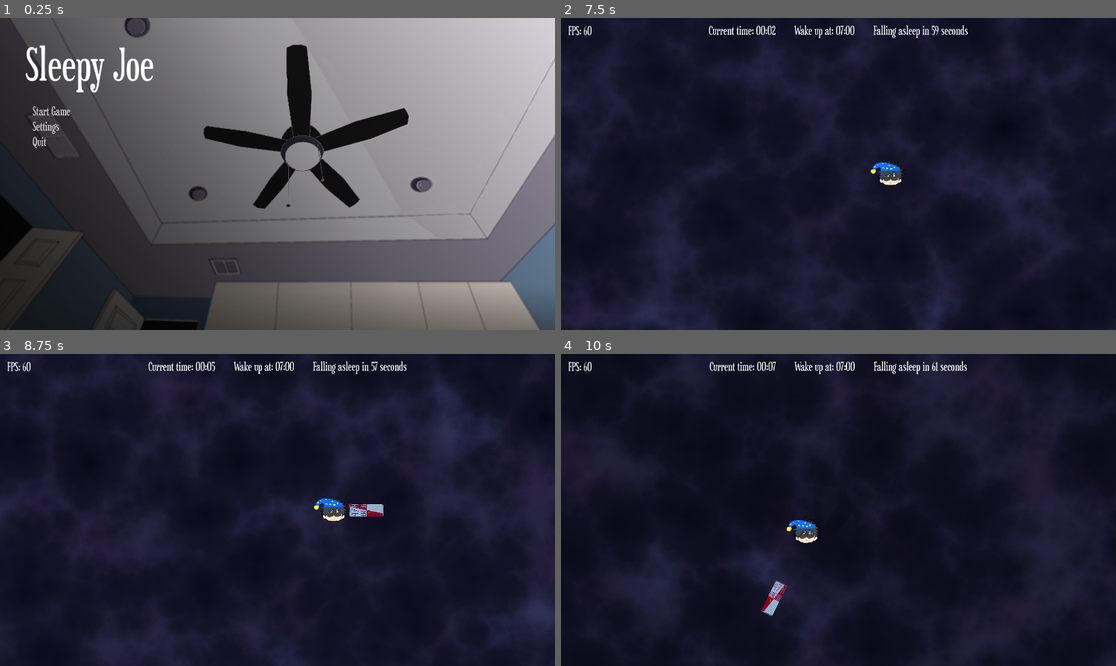
Above: before the commit, frames 1-4 (two rows, left to right).
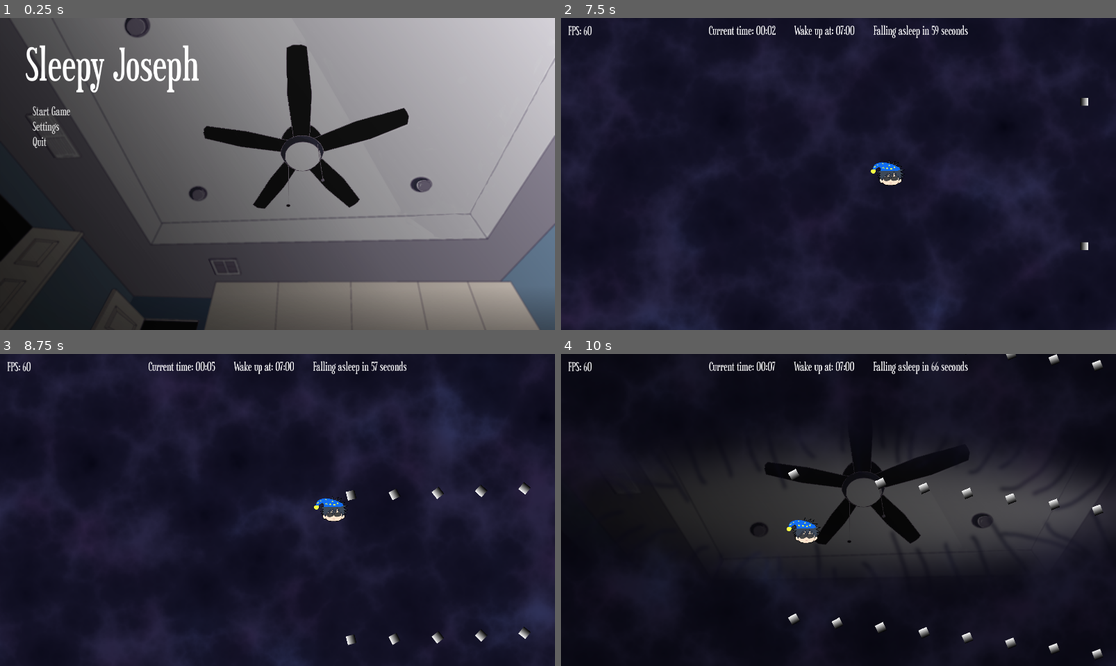
Above: after the commit, the same moments.

Repository: PatrikS24/GMTK26
Game: Godot game, scene res://state/main_state.tscn
Same seed, same stepped clock (60 frames per second), same inputs: the game is played once before the commit and once after it.
Inputs:
- Up to frame 1 (0.25 s): no input
- Up to frame 2 (7.5 s): click "Start Game" at 0.5 s; hold Up (ui_up) 1.28-2.78 s; tap Enter at 2.75 s; hold Left (ui_left) 2.78-4.28 s; tap Space at 3.5 s; hold Down (ui_down) 4.28-5.03 s; hold Right (ui_right) 5.03-5.78 s; hold Up (ui_up) 5.78-6.53 s; hold Right (ui_right) from 6.53 s (still down)
- Up to frame 3 (8.75 s): keep holding Right (ui_right)
- Up to frame 4 (10 s): release Right (ui_right) at 8.78 s; hold Down (ui_down) 8.78-9.53 s; hold Left (ui_left) from 9.53 s (still down)

The runs differ from the first frame. In frame 1, 0.5% of the frame differs, in the area x 25-36%, y 8-24%; in frame 2, less than 0.1%; in frame 3, 0.7%; in frame 4, 16%, in the area x 15-98%, y 0-98%.

Commit message:
aoe

Diff:
--- /dev/null
+++ b/aoe_attack.gd
@@ -0,0 +1,17 @@
+extends Attack
+
+
+func spawn_weapons():
+	var min_distance = 450
+	var distance = 1500
+	var weapons: Array[Weapon] = []
+	for i in range(weapons_per_attack):
+		var weapon = _create_weapon()
+		var rand_spawn_pos = manager.player.global_position + Vector2.from_angle(randf() * 2 * PI) * randi_range(min_distance, distance)
+		weapon.global_position = rand_spawn_pos
+		var valid := true
+		for aoe in weapons:
+			if (weapon.global_position - aoe.global_position).length() < 100:
+				weapon.queue_free()
+				valid = false
+		if valid: weapons.append(weapon)
--- /dev/null
+++ b/aoe_weapon.gd
@@ -0,0 +1,17 @@
+extends Weapon
+
+var player_in_area: Node2D
+
+func _physics_process(delta: float) -> void:
+	if player_in_area:
+		if player_in_area.has_method("get_countdown"):
+			apply_damage(player_in_area, delta)
+
+
+
+func _on_body_entered(body: Node2D) -> void:
+	player_in_area = body
+
+
+func _on_body_exited(body: Node2D) -> void:
+	player_in_area = null
--- /dev/null
+++ b/assets/shaders/aoe_shader.gdshader
@@ -0,0 +1,10 @@
+shader_type canvas_item;
+
+void fragment() {
+    // Convert atlas UV back to a local 0.0 - 1.0 range
+    vec2 local_uv = (UV - REGION_RECT.xy) / REGION_RECT.zw;
+
+    float len = length(local_uv - vec2(0.5, 0.5));
+	len = step(len, 0.5);
+    COLOR = vec4(len);
+}
--- a/attacks/aimed_attack.tscn
+++ b/attacks/aimed_attack.tscn
@@ -7,4 +7,4 @@
 [node name="AimedAttack" unique_id=1820580231 instance=ExtResource("1_xlvn6")]
 script = ExtResource("2_0vss4")
 weapon_type = ExtResource("3_4lw8r")
-weapons_per_attack = 16
+weapons_per_attack = 24
--- /dev/null
+++ b/attacks/aoe_attack.tscn
@@ -0,0 +1,10 @@
+[gd_scene format=3 uid="uid://cxwwd5fd8sla3"]
+
+[ext_resource type="PackedScene" uid="uid://wbehabgkpi3m" path="res://attacks/base_attack.tscn" id="1_fi4sj"]
+[ext_resource type="Script" uid="uid://b57ycxq0rtx1a" path="res://aoe_attack.gd" id="2_r52fu"]
+[ext_resource type="PackedScene" uid="uid://c15veq7qpajm8" path="res://attacks/weapons/aoe_weapon.tscn" id="3_r52fu"]
+
+[node name="AoeAttack" unique_id=1820580231 instance=ExtResource("1_fi4sj")]
+script = ExtResource("2_r52fu")
+weapon_type = ExtResource("3_r52fu")
+weapons_per_attack = 20
--- a/attacks/attack_manager.tscn
+++ b/attacks/attack_manager.tscn
@@ -5,10 +5,11 @@
 [ext_resource type="PackedScene" uid="uid://cagiqt8h6ttab" path="res://attacks/homeing_attack.tscn" id="3_y5f0i"]
 [ext_resource type="PackedScene" uid="uid://c78jj0wpn8527" path="res://attacks/wave_attack.tscn" id="4_7pmqf"]
 [ext_resource type="PackedScene" uid="uid://7ravxterucx1" path="res://attacks/laser_attack.tscn" id="5_7pmqf"]
+[ext_resource type="PackedScene" uid="uid://cxwwd5fd8sla3" path="res://attacks/aoe_attack.tscn" id="6_eekh4"]
 
 [node name="AttackManager" type="Node" unique_id=976077207 node_paths=PackedStringArray("attacks")]
 script = ExtResource("1_ovlrm")
-attacks = [NodePath("Attacks/AimedAttack"), NodePath("Attacks/HomeingAttack"), NodePath("Attacks/WaveAttack"), NodePath("Attacks/LaserAttack")]
+attacks = [NodePath("Attacks/AimedAttack"), NodePath("Attacks/HomeingAttack"), NodePath("Attacks/WaveAttack"), NodePath("Attacks/LaserAttack"), NodePath("Attacks/AoeAttack")]
 
 [node name="Attacks" type="Node" parent="." unique_id=1975528073]
 
@@ -24,7 +25,10 @@
 [node name="LaserAttack" parent="Attacks" unique_id=1611139145 node_paths=PackedStringArray("manager") instance=ExtResource("5_7pmqf")]
 manager = NodePath("../..")
 
+[node name="AoeAttack" parent="Attacks" unique_id=1834953694 node_paths=PackedStringArray("manager") instance=ExtResource("6_eekh4")]
+manager = NodePath("../..")
+
 [node name="DoNewAttackTimer" type="Timer" parent="." unique_id=478730614]
-wait_time = 5.0
+wait_time = 3.5
 
 [connection signal="timeout" from="DoNewAttackTimer" to="." method="_on_do_new_attack_timer_timeout"]
--- a/attacks/homeing_attack.tscn
+++ b/attacks/homeing_attack.tscn
@@ -7,3 +7,4 @@
 [node name="HomeingAttack" unique_id=1820580231 instance=ExtResource("1_fjc0a")]
 script = ExtResource("2_lgo1b")
 weapon_type = ExtResource("3_lgo1b")
+weapons_per_attack = 6
--- a/attacks/weapons/aimed_weapon.tscn
+++ b/attacks/weapons/aimed_weapon.tscn
@@ -1,20 +1,21 @@
 [gd_scene format=3 uid="uid://bo2g1yv257edc"]
 
 [ext_resource type="PackedScene" uid="uid://dmyyllapefm3q" path="res://attacks/weapons/base_weapon.tscn" id="1_ag5uw"]
+[ext_resource type="Script" uid="uid://4eoe7wcwu3hc" path="res://attacks/weapons/spinning_sprite.gd" id="3_5ei4w"]
+[ext_resource type="Texture2D" uid="uid://csn2r2o4qw181" path="res://assets/sprites/iphone.png" id="3_hpa3h"]
 
 [sub_resource type="RectangleShape2D" id="RectangleShape2D_ag5uw"]
-size = Vector2(64.465, 64.03)
-
-[sub_resource type="Gradient" id="Gradient_5714o"]
-offsets = PackedFloat32Array(0, 0.46385542)
-
-[sub_resource type="GradientTexture2D" id="GradientTexture2D_gibtk"]
-gradient = SubResource("Gradient_5714o")
+size = Vector2(38.35005, 90.13371)
 
 [node name="AimedWeapon" unique_id=1300584643 instance=ExtResource("1_ag5uw")]
+speed = 175.0
 
 [node name="CollisionShape2D" parent="." index="0" unique_id=1645104309]
+position = Vector2(-0.9587522, -0.95886797)
 shape = SubResource("RectangleShape2D_ag5uw")
 
 [node name="Sprite2D" parent="." index="1" unique_id=1983737595]
-texture = SubResource("GradientTexture2D_gibtk")
+position = Vector2(8.628761, 0)
+scale = Vector2(0.225, 0.225)
+texture = ExtResource("3_hpa3h")
+script = ExtResource("3_5ei4w")
--- /dev/null
+++ b/attacks/weapons/aoe_shader.gdshader
@@ -0,0 +1,8 @@
+shader_type canvas_item;
+
+
+void fragment() {
+
+	float len = length(UV - vec2(0.5, 0.5));
+	COLOR = vec4(len, len, len, 1.0);
+}
--- /dev/null
+++ b/attacks/weapons/aoe_shader.tres
@@ -0,0 +1,5 @@
+[gd_resource type="VisualShader" format=3 uid="uid://dbvh0gosg6rv1"]
+
+[resource]
+mode = 1
+flags/light_only = false
--- /dev/null
+++ b/attacks/weapons/aoe_weapon.tscn
@@ -0,0 +1,42 @@
+[gd_scene format=3 uid="uid://c15veq7qpajm8"]
+
+[ext_resource type="PackedScene" uid="uid://dmyyllapefm3q" path="res://attacks/weapons/base_weapon.tscn" id="1_tadcb"]
+[ext_resource type="Script" uid="uid://dtftmn578yqjh" path="res://aoe_weapon.gd" id="2_mnprn"]
+[ext_resource type="Texture2D" uid="uid://bcvtpt16f6h3b" path="res://assets/sprites/Speaker.png" id="3_g5det"]
+[ext_resource type="Script" uid="uid://cs5fivl2lu513" path="res://attacks/weapons/pulsing_size.gd" id="3_mnprn"]
+[ext_resource type="Shader" uid="uid://cl6tm3vfaudfi" path="res://assets/shaders/aoe_shader.gdshader" id="4_2gbmv"]
+
+[sub_resource type="CircleShape2D" id="CircleShape2D_givkh"]
+radius = 69.05673
+
+[sub_resource type="Curve" id="Curve_mnprn"]
+_limits = [1.0, 3.0, 0.0, 1.0]
+_data = [Vector2(0, 1), 0.0, 0.0, 0, 0, Vector2(0.16279072, 1.1853036), 0.0, 0.0, 0, 0, Vector2(0.43502054, 1.115016), 0.0, 0.0, 0, 0, Vector2(0.502052, 1.1980832), 0.0, 0.0, 0, 0, Vector2(1, 1), 0.0, 0.0, 0, 0]
+point_count = 5
+
+[sub_resource type="ShaderMaterial" id="ShaderMaterial_38lad"]
+shader = ExtResource("4_2gbmv")
+
+[sub_resource type="PlaceholderTexture2D" id="PlaceholderTexture2D_g5det"]
+
+[node name="AoeWeapon" unique_id=1300584643 instance=ExtResource("1_tadcb")]
+script = ExtResource("2_mnprn")
+
+[node name="CollisionShape2D" parent="." index="0" unique_id=1645104309]
+shape = SubResource("CircleShape2D_givkh")
+
+[node name="Sprite2D" parent="." index="1" unique_id=1983737595]
+z_index = 1
+position = Vector2(0, 16.612)
+scale = Vector2(0.252, 0.252)
+texture = ExtResource("3_g5det")
+offset = Vector2(0, -250.62)
+script = ExtResource("3_mnprn")
+curve = SubResource("Curve_mnprn")
+
+[node name="AoeSprite" type="Sprite2D" parent="." index="2" unique_id=8636663]
+material = SubResource("ShaderMaterial_38lad")
+scale = Vector2(138.06018, 137.11832)
+texture = SubResource("PlaceholderTexture2D_g5det")
+
+[connection signal="body_exited" from="." to="." method="_on_body_exited"]
--- a/attacks/weapons/base_weapon.gd
+++ b/attacks/weapons/base_weapon.gd
@@ -19,10 +19,10 @@
 func destroy():
 	queue_free()
 
-func apply_damage(body: Node2D):
+func apply_damage(body: Node2D, delta: float = 1.0):
 	if body.has_method("get_countdown"):
 		var countdown = body.get_countdown() as Countdown
-		countdown.add_time(damage)
+		countdown.add_time(damage * delta)
 
 
 func _on_body_entered(body: Node2D) -> void:
--- a/attacks/weapons/base_weapon.tscn
+++ b/attacks/weapons/base_weapon.tscn
@@ -9,7 +9,7 @@
 
 [sub_resource type="Animation" id="Animation_gibtk"]
 resource_name = "LaserAnimation"
-length = 8.0
+length = 10.0
 tracks/0/type = "method"
 tracks/0/imported = false
 tracks/0/enabled = true
@@ -17,7 +17,7 @@
 tracks/0/interp = 1
 tracks/0/loop_wrap = true
 tracks/0/keys = {
-"times": PackedFloat32Array(1.4333333, 7.4999995),
+"times": PackedFloat32Array(0.20000005, 9.033333),
 "transitions": PackedFloat32Array(1, 1),
 "values": [{
 "args": [],
@@ -34,7 +34,7 @@
 tracks/1/interp = 1
 tracks/1/loop_wrap = true
 tracks/1/keys = {
-"times": PackedFloat32Array(0, 1, 6.533333, 7.4999995),
+"times": PackedFloat32Array(0, 1, 8.066666, 9.033333),
 "transitions": PackedFloat32Array(1, 1, 1, 1),
 "update": 0,
 "values": [Vector2(0, 0), Vector2(1, 1), Vector2(1, 1), Vector2(0, 0)]
@@ -46,7 +46,7 @@
 tracks/2/interp = 1
 tracks/2/loop_wrap = true
 tracks/2/keys = {
-"times": PackedFloat32Array(0, 1, 6.533333, 7.5333333),
+"times": PackedFloat32Array(0, 1, 8.066666, 9.066667),
 "transitions": PackedFloat32Array(1, 1, 1, 1),
 "update": 0,
 "values": [0.0, 1.0, 1.0, 0.0]
--- /dev/null
+++ b/attacks/weapons/pulsing_size.gd
@@ -0,0 +1,21 @@
+extends Sprite2D
+
+@export var curve: Curve
+
+
+var time := 0.0
+var speed = 1.5
+@export var actual_scale: Vector2 = Vector2(0.25, 0.25)
+
+func _physics_process(delta):
+	time += delta
+
+	# Loop 0..1
+	var u := fmod(time * speed, 1.0)
+
+	# Evaluate curve
+	var wave := curve.sample(u)
+
+	# Child node must NOT multiply previous scale
+	# It must overwrite scale every frame
+	scale = Vector2.ONE * wave * actual_scale
--- /dev/null
+++ b/attacks/weapons/spinning_sprite.gd
@@ -0,0 +1,6 @@
+extends Sprite2D
+
+@export var spin_speed: float = PI / 4.0
+
+func _physics_process(delta: float) -> void:
+	rotate(spin_speed * delta)
--- a/state/main_state.tscn
+++ b/state/main_state.tscn
@@ -196,7 +196,7 @@
 offset_right = 534.0
 offset_bottom = 259.0
 theme_override_font_sizes/font_size = 150
-text = "Sleepy Joe"
+text = "Sleepy Joseph"
 
 [node name="VBoxContainer" type="VBoxContainer" parent="UI/CanvasLayer/MainMenu" unique_id=1111725625]
 layout_mode = 1
--- a/ui/base_theme.tres
+++ b/ui/base_theme.tres
@@ -14,3 +14,4 @@
 default_font_size = 40
 Button/styles/hover = SubResource("StyleBoxFlat_yycia")
 Button/styles/normal = SubResource("StyleBoxFlat_p1lg2")
+Button/styles/pressed = SubResource("StyleBoxFlat_p1lg2")
Not shown, added: aoe_attack.gd.uid
Not shown, added: aoe_weapon.gd.uid
Binary file removed: assets/fonts/DAYROM__.ttf
Not shown, removed: assets/fonts/DAYROM__.ttf.import
Not shown, added: assets/shaders/aoe_shader.gdshader.uid
Binary file added: assets/sprites/Speaker.png
Not shown, added: assets/sprites/Speaker.png.import
Binary file added: assets/sprites/iphone.png
Not shown, added: assets/sprites/iphone.png.import
Not shown, added: attacks/weapons/aoe_shader.gdshader.uid
Not shown, added: attacks/weapons/pulsing_size.gd.uid
Not shown, added: attacks/weapons/spinning_sprite.gd.uid
